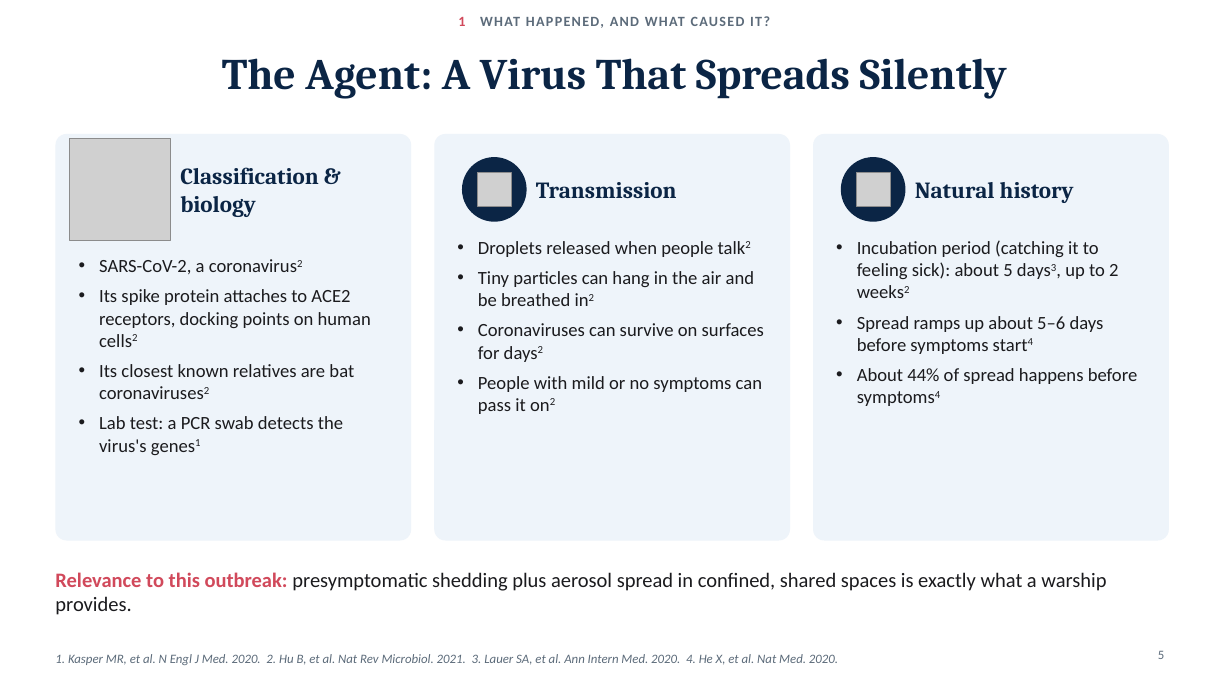
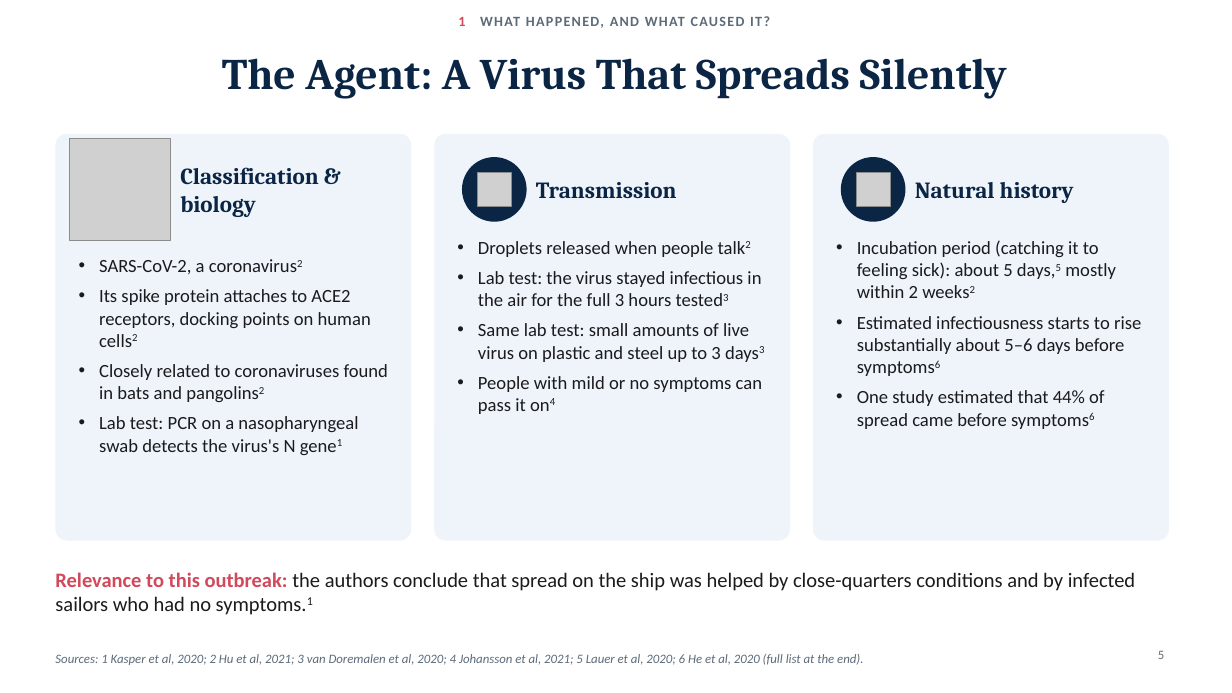
Before and after one commit to adebowa96/Research, a slide deck: slide 5 of Outbreak_of_the_Day/Covid19_Aircraft_Carrier_Outbreak.pptx. Drawn at 1232x693 pixels with LibreOffice and Linux fonts; fonts in the diff are those of the drawing; grey boxes stand for pictures. Boxes give left, top, right and bottom in pixels: in the first picture for what was removed or moved away, otherwise in the second. Text is boxed around its words. In the diff, an @@ line names an element or a change of style, - is before the commit and + after.

```diff
--- a/Outbreak_of_the_Day/Covid19_Aircraft_Carrier_Outbreak.pptx
+++ b/Outbreak_of_the_Day/Covid19_Aircraft_Carrier_Outbreak.pptx
@@ text at bbox=[857, 240, 1141, 429]: text changed @@
-• Incubation period (catching it to feeling sick): about 5 days3, up to 2 weeks2
-• Spread ramps up about 5–6 days before symptoms start4
-• About 44% of spread happens before symptoms4
+• Incubation period (catching it to feeling sick): about 5 days,5 mostly within 2 weeks2
+• Estimated infectiousness starts to rise substantially about 5–6 days before symptoms6
+• One study estimated that 44% of spread came before symptoms6
@@ text at bbox=[478, 271, 762, 414]: text changed @@
-• Tiny particles can hang in the air and be breathed in2
-• Coronaviruses can survive on surfaces for days2
-• People with mild or no symptoms can pass it on2
+• Lab test: the virus stayed infectious in the air for the full 3 hours tested3
+• Same lab test: small amounts of live virus on plastic and steel up to 3 days3
+• People with mild or no symptoms can pass it on4
@@ text at bbox=[99, 364, 388, 452]: text changed @@
-• Its closest known relatives are bat coronaviruses2
-• Lab test: a PCR swab detects the virus's genes1
+• Closely related to coronaviruses found in bats and pangolins2
+• Lab test: PCR on a nasopharyngeal swab detects the virus's N gene1
@@ text at bbox=[55, 572, 1135, 615]: text changed @@
-Relevance to this outbreak: presymptomatic shedding plus aerosol spread in confined, shared spaces is exactly what a warship provides.
+Relevance to this outbreak: the authors conclude that spread on the ship was helped by close-quarters conditions and by infected sailors who had no symptoms.1
@@ text at bbox=[55, 654, 863, 665]: text changed @@
-1. Kasper MR, et al. N Engl J Med. 2020. 2. Hu B, et al. Nat Rev Microbiol. 2021. 3. Lauer SA, et al. Ann Intern Med. 2020. 4. He X, et al. Nat Med. 2020.
+Sources: 1 Kasper et al, 2020; 2 Hu et al, 2021; 3 van Doremalen et al, 2020; 4 Johansson et al, 2021; 5 Lauer et al, 2020; 6 He et al, 2020 (full list at the end).
```
Also in this commit, not shown: 18 other slides changed, 3 slides added, 1 slide removed.
